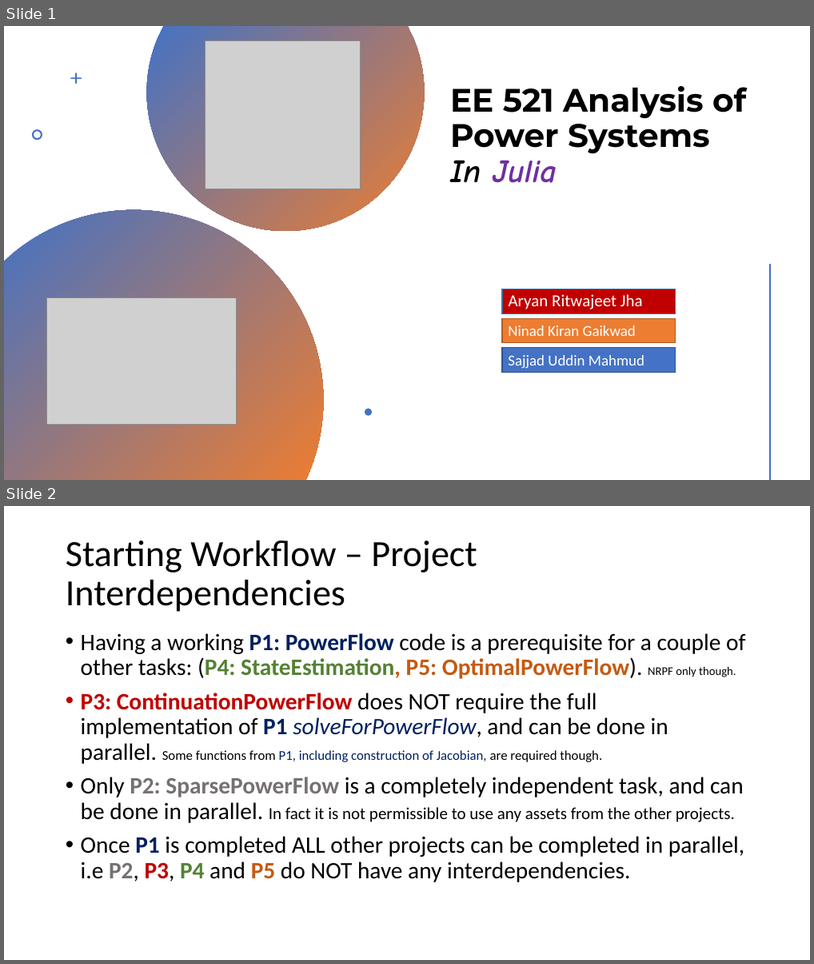
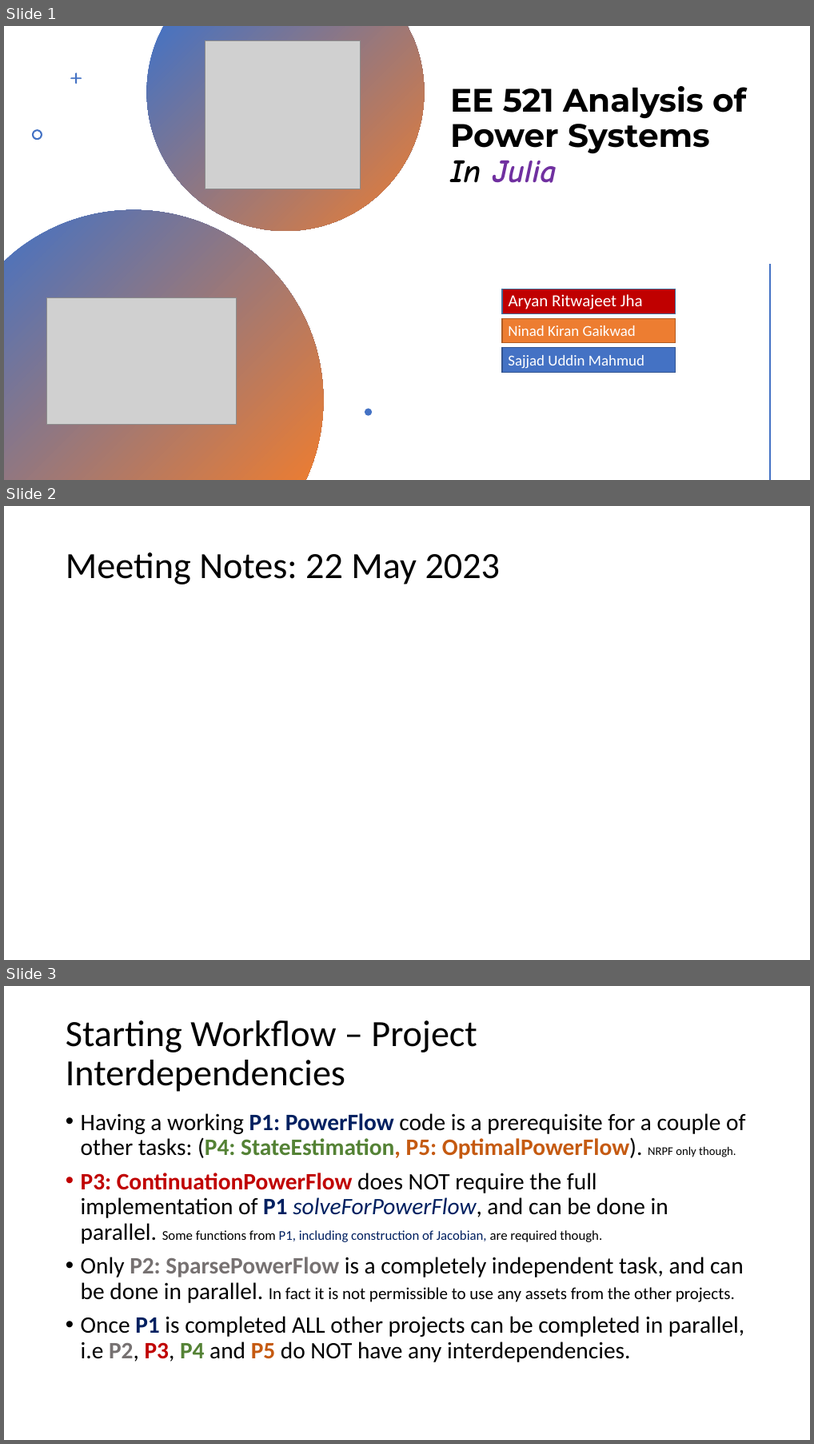
Before and after one commit to Realife-Brahmin/OriginalDocsHub, a slide deck: ee521/plan_for_ee521_in_julia/ee521_julia_plan.pptx. Shown one above the other, each under a label of ours: slides 1 and 2 before the commit, slides 1, 2 and 3 after it. The pictures are 814x964 and 814x1444 pixels, drawn with LibreOffice and Linux fonts; fonts in the diff are those of the drawing; grey boxes stand for pictures. Boxes give left, top, right and bottom in pixels: in the first picture for what was removed or moved away, otherwise in the second. Text is boxed around its words. In the diff, an @@ line names an element or a change of style, - is before the commit and + after.

```diff
--- a/ee521/plan_for_ee521_in_julia/ee521_julia_plan.pptx
+++ b/ee521/plan_for_ee521_in_julia/ee521_julia_plan.pptx
@@ slide 2 added at box(4, 506, 810, 960), background #FFFFFF @@
@@ title added at box(66, 552, 501, 584), 44 pt, text #000000 @@
+Meeting Notes: 22 May 2023
@@ what was slide 2 is now slide 3 @@
```
